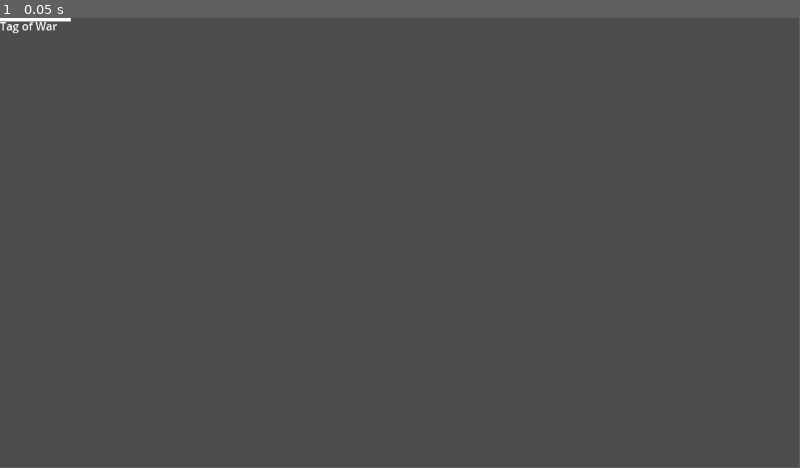
Above: before the commit, frame 1.
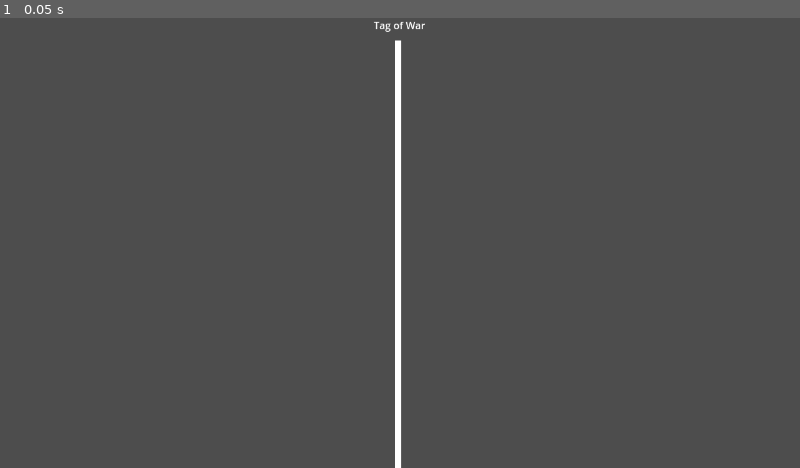
Above: after the commit, the same moment.

Repository: codemonsters/tag-of-war
Game: Godot game, scene res://identificacion.tscn
Two runs of this game, one before a commit and one after it. Both use one fixed random seed, a clock stepped at 60 frames per second and the inputs below. The project has no main scene, so this scene is started directly.
Inputs:
- Up to frame 1 (0.05 s): no input
The window is 799x449 before the commit and 800x450 after it. Grey fills any space a smaller window leaves; there, only what the larger window draws over its background counts as a difference.

The runs differ from the first frame. In frame 1, 0.9% of the frame differs, in the area x 0-54%, y 0-100%.

Commit message:
añadida linea vertical

Diff:
--- a/cliente/src/identificacion.tscn
+++ b/cliente/src/identificacion.tscn
@@ -3,9 +3,10 @@
 [node name="Node2D" type="Node2D"]
 
 [node name="Line2D" type="Line2D" parent="."]
-points = PackedVector2Array(0, 0, 102, 0)
+points = PackedVector2Array(637, 36, 637, 720)
 
 [node name="Label" type="Label" parent="."]
-offset_right = 40.0
-offset_bottom = 23.0
+offset_right = 1280.0
+offset_bottom = 720.0
 text = "Tag of War"
+horizontal_alignment = 1
--- a/cliente/src/project.godot
+++ b/cliente/src/project.godot
@@ -14,6 +14,11 @@
 config/features=PackedStringArray("4.3", "GL Compatibility")
 config/icon="res://icon.svg"
 
+[display]
+
+window/size/viewport_width=1280
+window/size/viewport_height=720
+
 [rendering]
 
 renderer/rendering_method="gl_compatibility"
